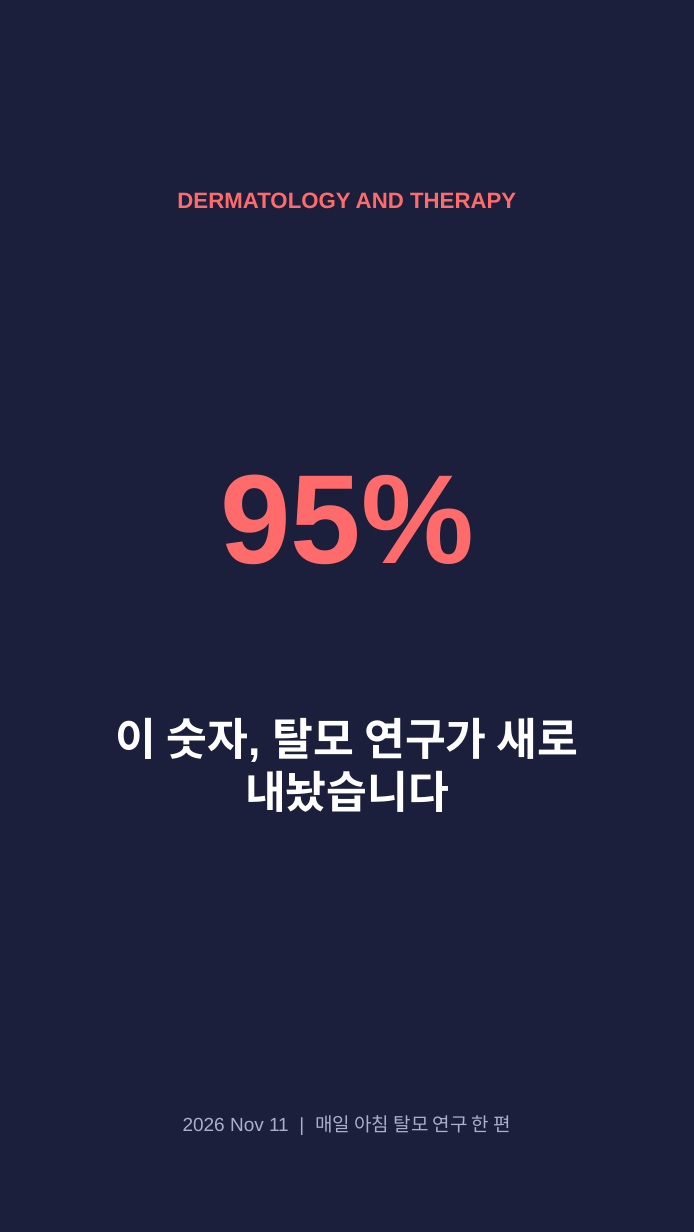
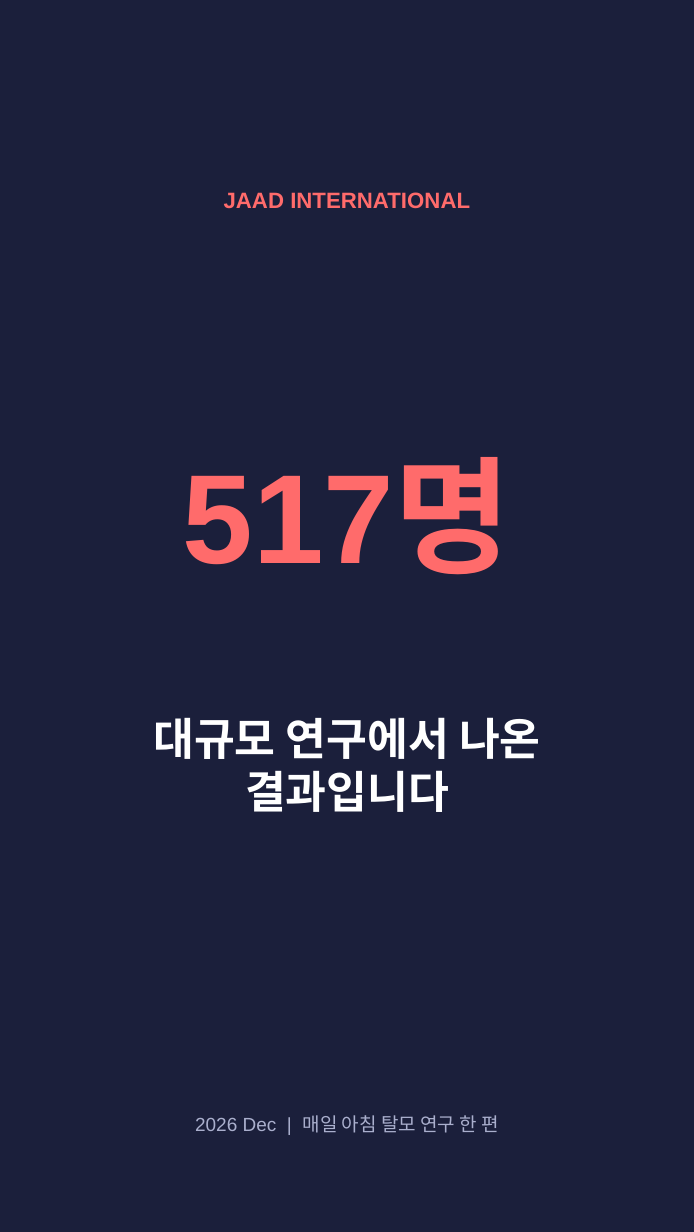
Before and after one commit to hyokang2010-BJ-ANTH/product-builder-test, a slide deck: slide 1 of pwa/data/latest/slides.pptx. Drawn at 694x1232 pixels with LibreOffice and Linux fonts; fonts in the diff are those of the drawing. Boxes give left, top, right and bottom in pixels: in the first picture for what was removed or moved away, otherwise in the second. Text is boxed around its words. In the diff, an @@ line names an element or a change of style, - is before the commit and + after.

```diff
--- a/pwa/data/latest/slides.pptx
+++ b/pwa/data/latest/slides.pptx
@@ text at box(224, 192, 470, 209): text changed @@
-DERMATOLOGY AND THERAPY
+JAAD INTERNATIONAL
@@ text at box(183, 463, 511, 575): text changed @@
-95%
+517명
@@ text at box(153, 717, 541, 812): text changed @@
-이 숫자, 탈모 연구가 새로 내놨습니다
+대규모 연구에서 나온 결과입니다
@@ text at box(195, 1115, 498, 1133): text changed @@
-2026 Nov 11 | 매일 아침 탈모 연구 한 편
+2026 Dec | 매일 아침 탈모 연구 한 편
```
Also in this commit, not shown: 1 other slide changed, 7 slides added, 5 slides removed, 28 other files.
